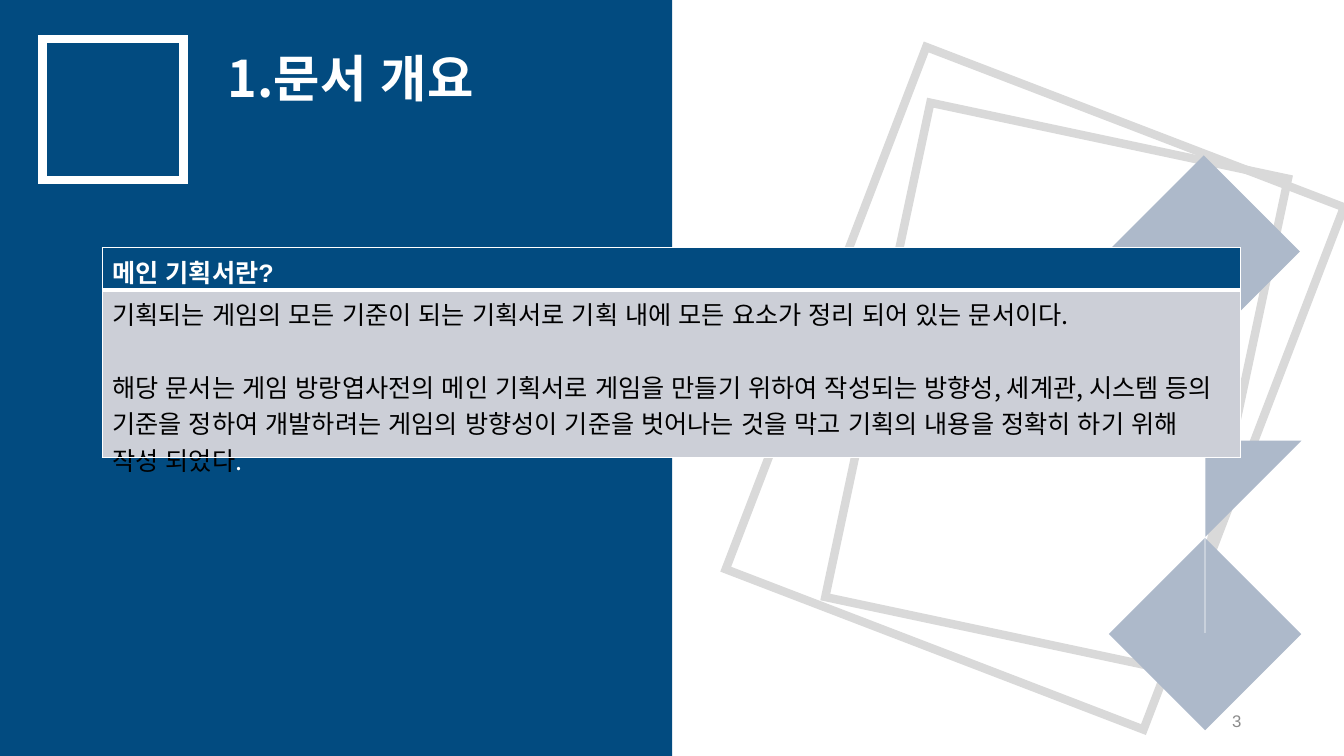
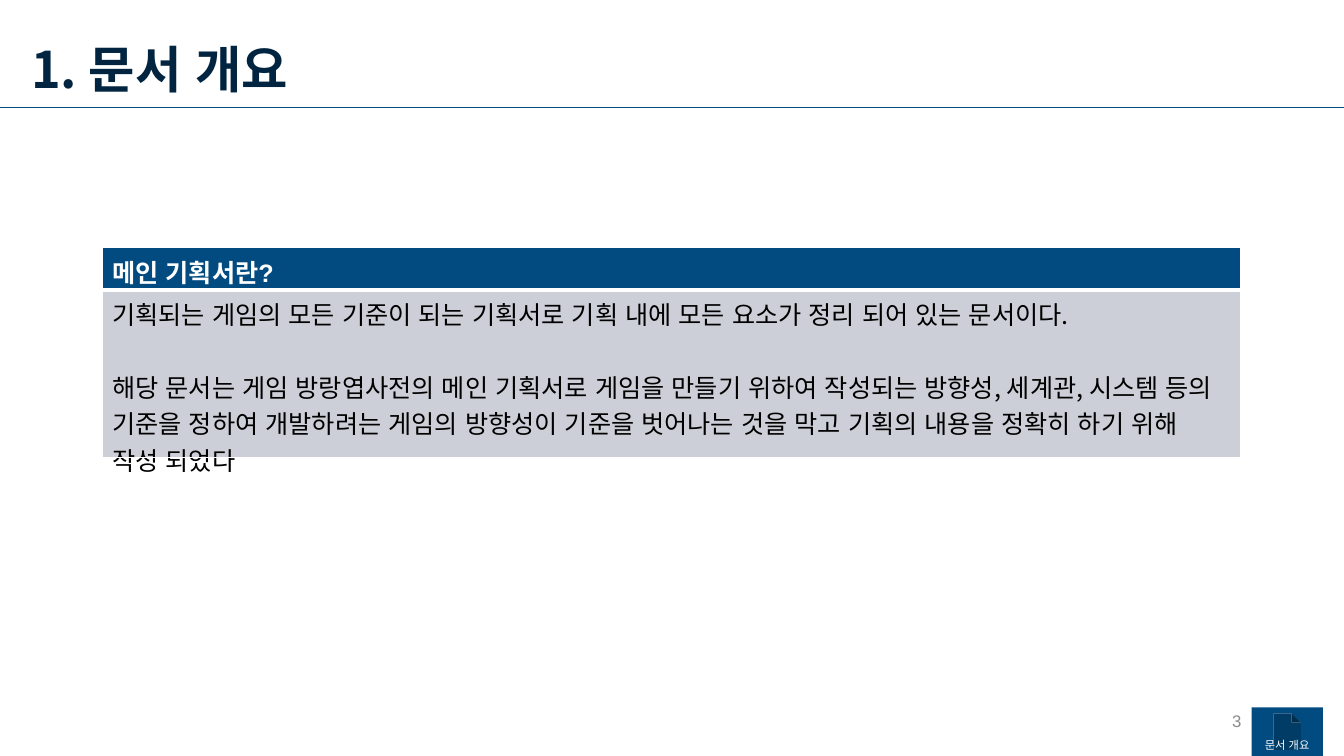
Before and after one commit to yjk0401/unityenginebasic_9th, a slide deck: slide 3 of 기획/메인 기획서.pptx. Drawn at 1344x756 pixels with LibreOffice and Linux fonts; fonts in the diff are those of the drawing. Boxes give left, top, right and bottom in pixels: in the first picture for what was removed or moved away, otherwise in the second. Text is boxed around its words. In the diff, an @@ line names an element or a change of style, - is before the commit and + after.

```diff
--- a/기획/메인 기획서.pptx
+++ b/기획/메인 기획서.pptx
@@ rectangle removed at (0,0,673,756) @@
@@ text at (31,45,289,93): text changed; text colour #FFFFFF to #012540 @@
-1.문서 개요
+1. 문서 개요
@@ rectangle removed at (42,39,184,180) @@
@@ rectangle removed at (726,47,1344,730) @@
@@ line added from (0, 108) to (1344, 108), #024B80 0.5 pt @@
@@ rectangle removed at (826,103,1289,673) @@
@@ group removed at (1108,155,1302,731): 2 diamonds, 1 right triangle, 1 line @@
@@ action button document added at (1252,708,1324,756), fill #024B80, 8 pt, text #FFFFFF @@
+문서 개요
```
Also in this commit, not shown: 3 other slides changed, 2 slides added, 21 other files.
